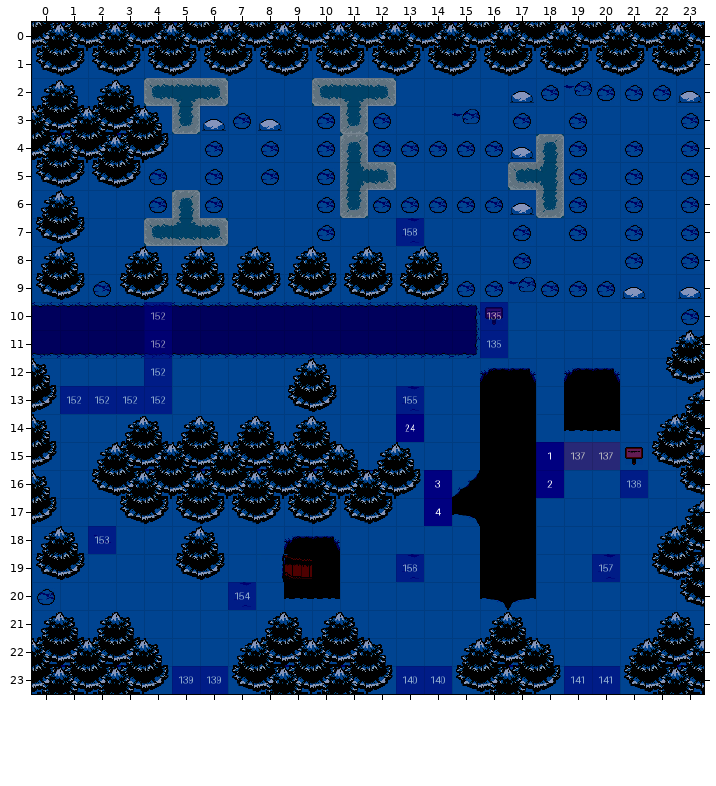
An edit to a level. Tiled map, bgs/maps/dark_01.tmx. This is how it looked before the edit.
Cells are 32x32 px. Shown: x 0..23, y 0..23.
The result:
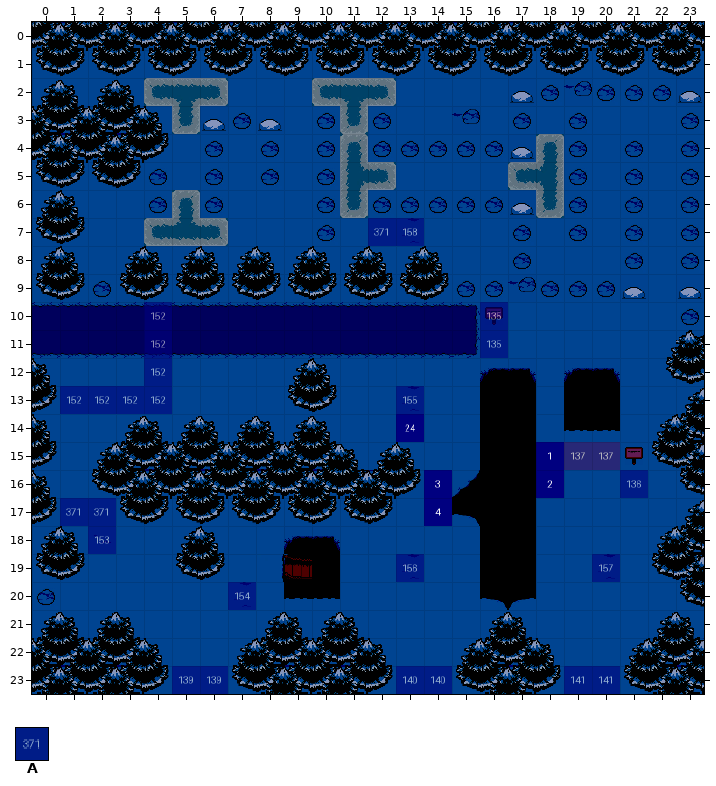
Key: from "blue-labels": A 370.
_ is an empty cell, . an unchanged one.
See-through tiles are keyed as they look on the map.
Diff:
--- layer "actions"
@@ x 12..12 @@
- 7 _
+ 7 A
@@ x 1..2 @@
-17 __
+17 AA
